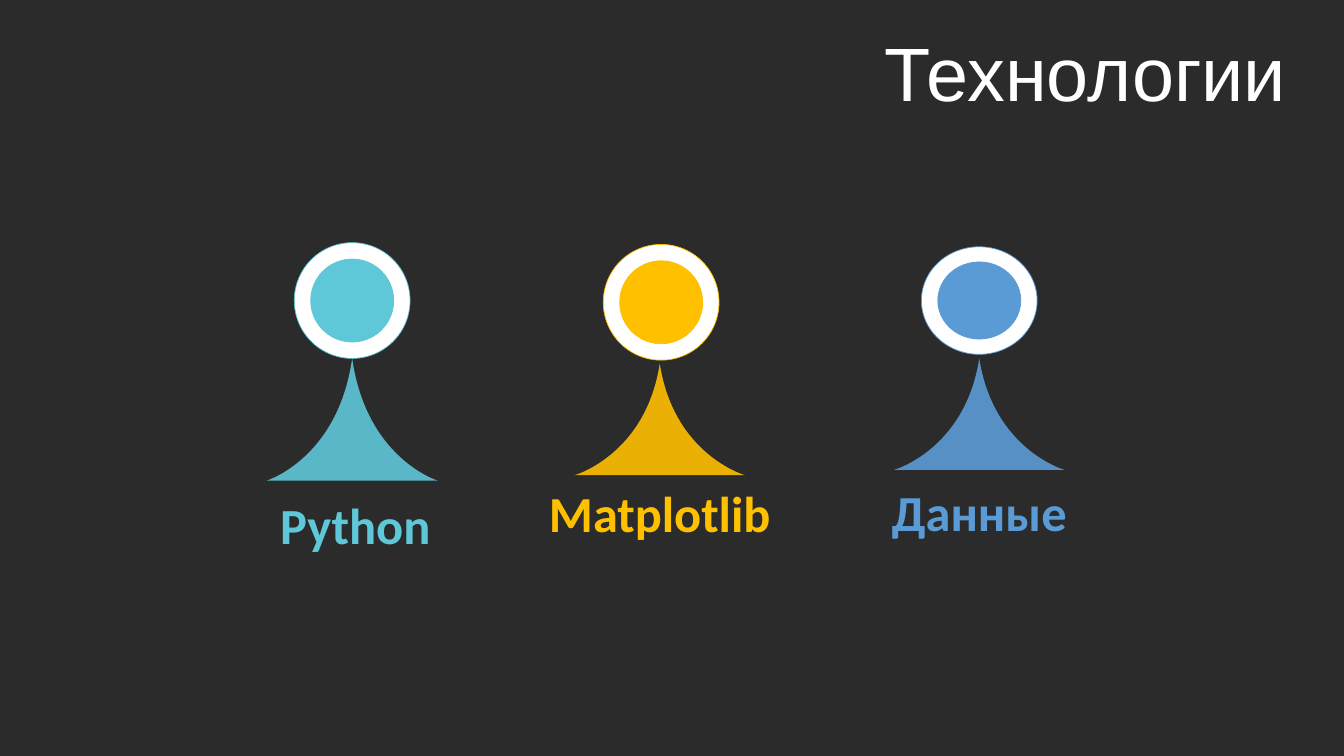
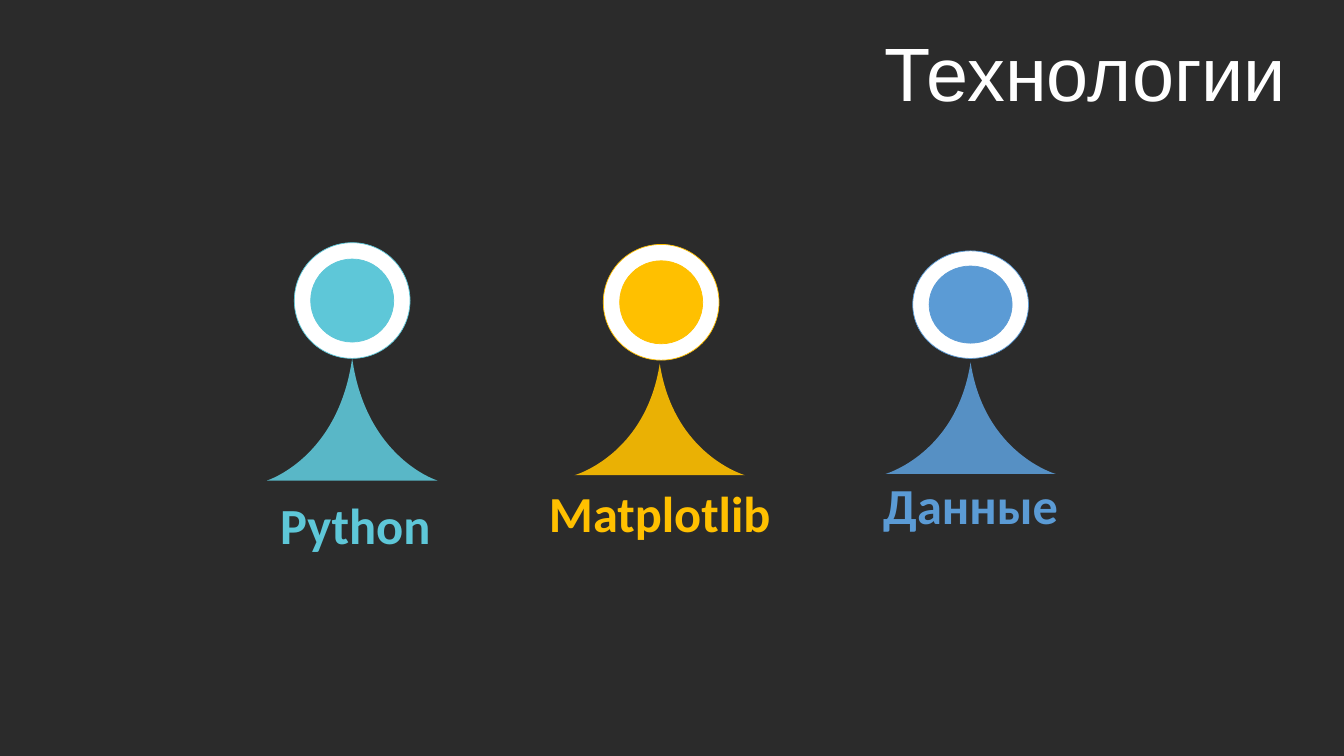
Before and after one commit to comradeoff/trainCat, a slide deck: slide 6 of Презентация.pptx. Drawn at 1344x756 pixels with LibreOffice and Linux fonts; fonts in the diff are those of the drawing; background and template pictures are left out; a plain dark background stands for a picture behind light text. Boxes give left, top, right and bottom in pixels: in the first picture for what was removed or moved away, otherwise in the second. Text is boxed around its words. In the diff, an @@ line names an element or a change of style, - is before the commit and + after.

```diff
--- a/Презентация.pptx
+++ b/Презентация.pptx
@@ 2 ellipses, 1 freeform shape: place and size @@
-2 ellipses, 1 freeform shape at (894, 247, 1065, 470)
+2 ellipses, 1 freeform shape at (885, 251, 1056, 474)
@@ text "Данные": place and size @@
-text "Данные" at (892, 498, 1067, 539)
+text "Данные" at (883, 491, 1058, 532)
```
Also in this commit, not shown: 3 other slides changed.
